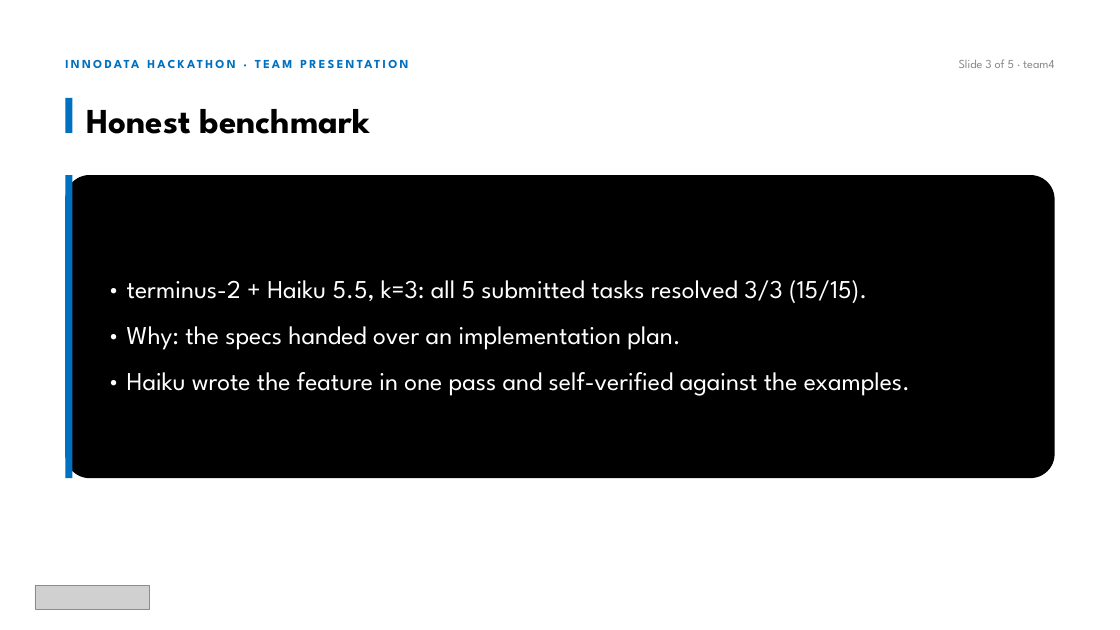
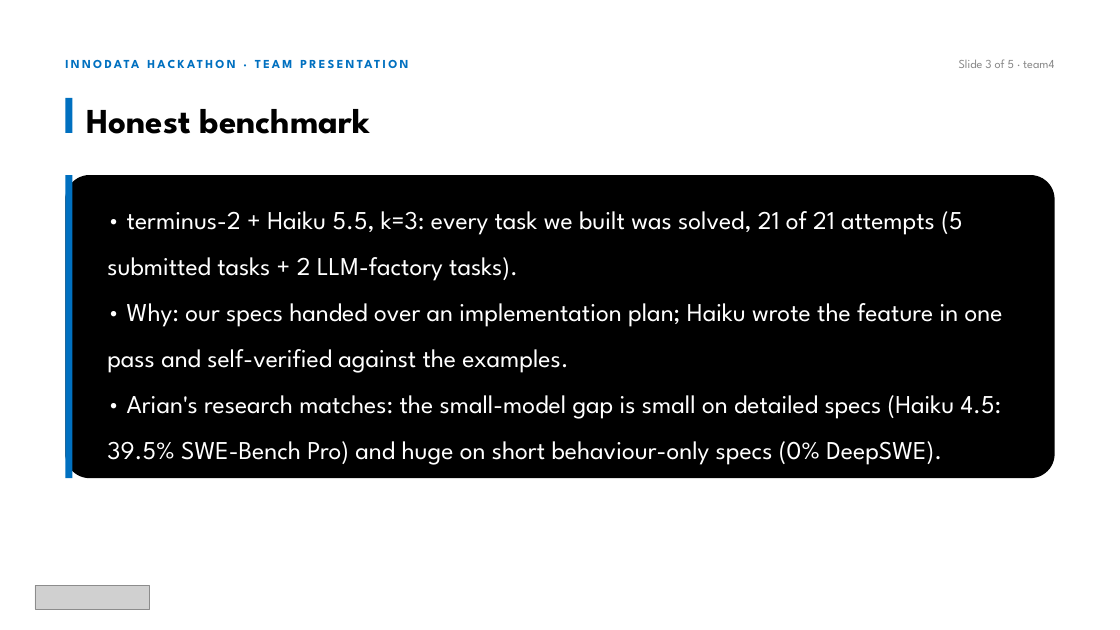
Before and after one commit to Daniellaguips/team4_track1, a slide deck: slide 3 of track1_submission/team4_Track1/team4_slides.pptx. Drawn at 1120x630 pixels with LibreOffice and Linux fonts; fonts in the diff are those of the drawing; grey boxes stand for pictures. Boxes give left, top, right and bottom in pixels: in the first picture for what was removed or moved away, otherwise in the second. Text is boxed around its words. In the diff, an @@ line names an element or a change of style, - is before the commit and + after.

Commit message:
Slides updated (team names, 21/21 result + Arian's evidence, v7 next step); rebuild zip (0 errors)

```diff
--- a/track1_submission/team4_Track1/team4_slides.pptx
+++ b/track1_submission/team4_Track1/team4_slides.pptx
@@ text at (107, 211, 1003, 465): text changed @@
-• terminus-2 + Haiku 5.5, k=3: all 5 submitted tasks resolved 3/3 (15/15).
-• Why: the specs handed over an implementation plan.
-• Haiku wrote the feature in one pass and self-verified against the examples.
+• terminus-2 + Haiku 5.5, k=3: every task we built was solved, 21 of 21 attempts (5 submitted tasks + 2 LLM-factory tasks).
+• Why: our specs handed over an implementation plan; Haiku wrote the feature in one pass and self-verified against the examples.
+• Arian's research matches: the small-model gap is small on detailed specs (Haiku 4.5: 39.5% SWE-Bench Pro) and huge on short behaviour-only specs (0% DeepSWE).
```
Also in this commit, not shown: 2 other slides changed, 2 other files.
